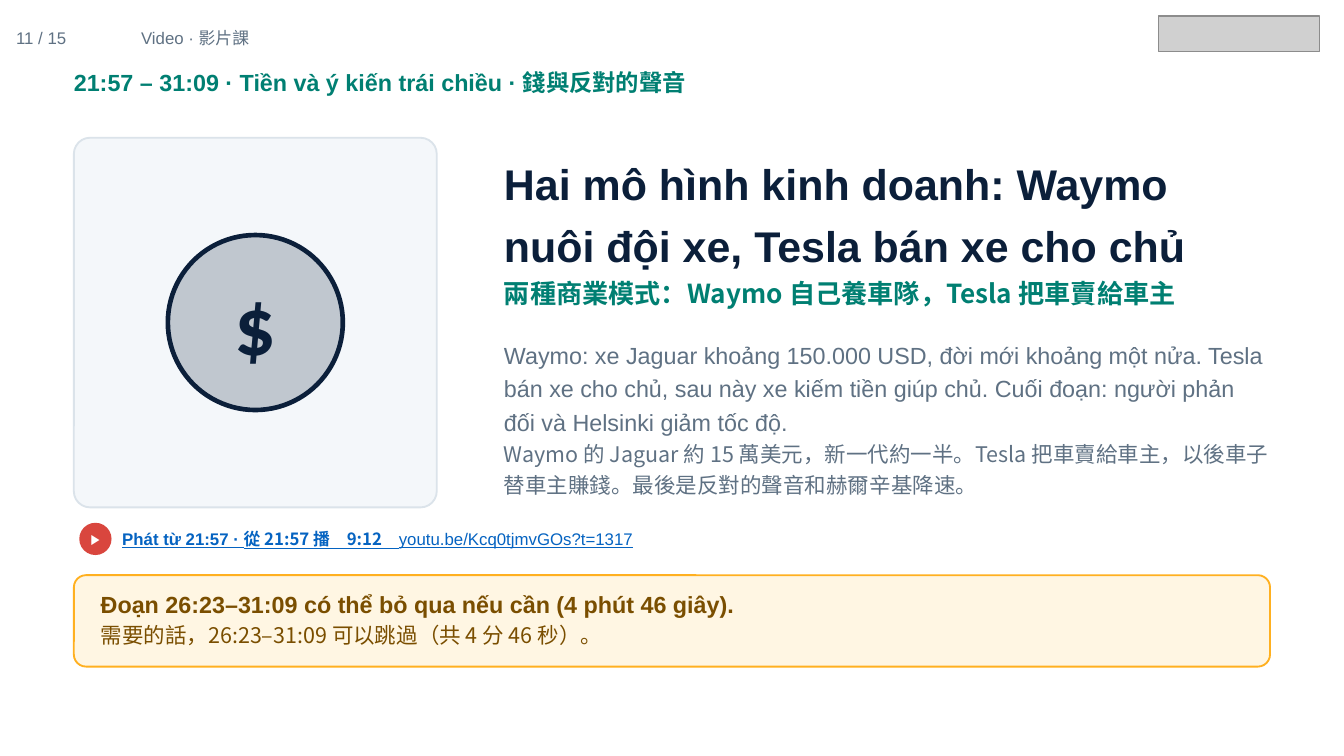
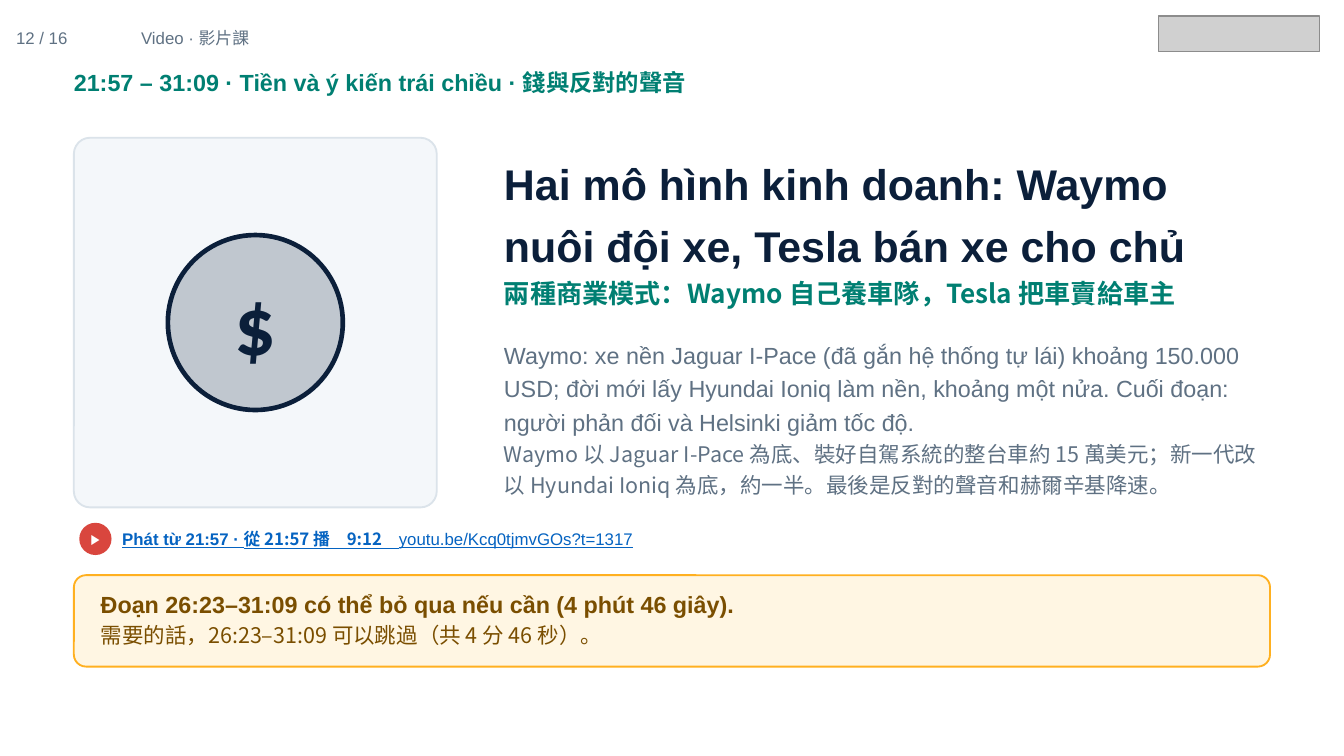
Before and after one commit to ch-neural/MITUST-Principles-of-Self-Driving-Cars, a slide deck: slide 12 of 第九週(11-05)/第九週_影片課_簡報.pptx (slide 11 before the commit). Drawn at 1344x756 pixels with LibreOffice and Linux fonts; fonts in the diff are those of the drawing; grey boxes stand for pictures. Boxes give left, top, right and bottom in pixels: in the first picture for what was removed or moved away, otherwise in the second. Text is boxed around its words. In the diff, an @@ line names an element or a change of style, - is before the commit and + after.

```diff
--- a/第九週(11-05)/第九週_影片課_簡報.pptx
+++ b/第九週(11-05)/第九週_影片課_簡報.pptx
@@ text at box(16, 32, 68, 44): text changed @@
-11 / 15
+12 / 16
@@ text at box(504, 345, 1256, 498): text changed @@
-Waymo: xe Jaguar khoảng 150.000 USD, đời mới khoảng một nửa. Tesla bán xe cho chủ, sau này xe kiếm tiền giúp chủ. Cuối đoạn: người phản đối và Helsinki giảm tốc độ.
-Waymo 的 Jaguar 約 15 萬美元，新一代約一半。Tesla 把車賣給車主，以後車子替車主賺錢。最後是反對的聲音和赫爾辛基降速。
+Waymo: xe nền Jaguar I-Pace (đã gắn hệ thống tự lái) khoảng 150.000 USD; đời mới lấy Hyundai Ioniq làm nền, khoảng một nửa. Cuối đoạn: người phản đối và Helsinki giảm tốc độ.
+Waymo 以 Jaguar I-Pace 為底、裝好自駕系統的整台車約 15 萬美元；新一代改以 Hyundai Ioniq 為底，約一半。最後是反對的聲音和赫爾辛基降速。
```
Also in this commit, not shown: 13 other slides changed, 1 slide added.
